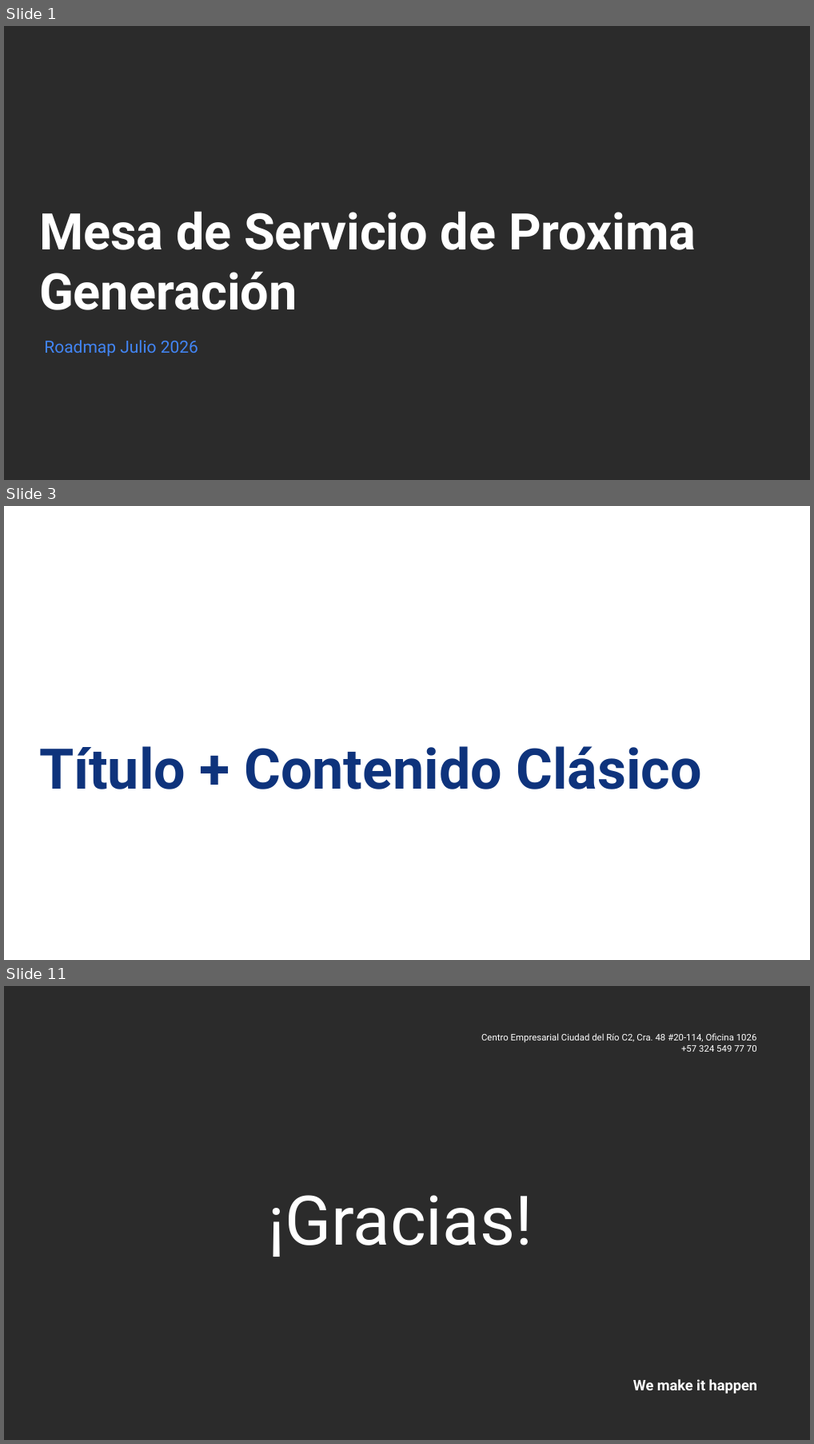
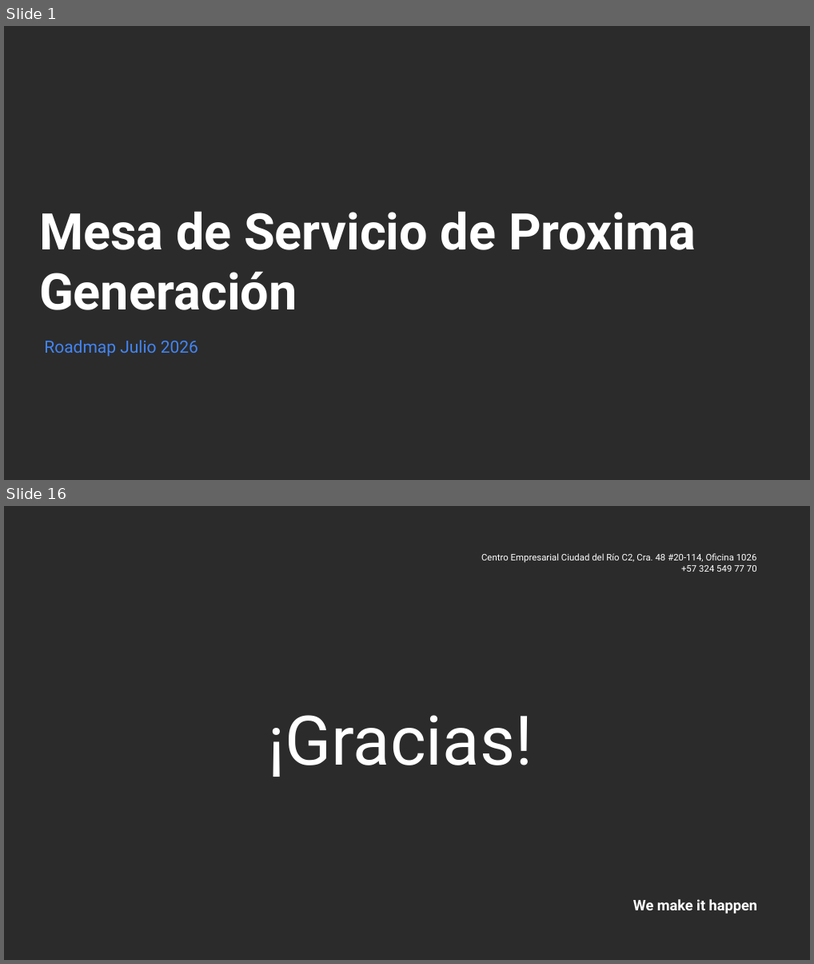
Before and after one commit to nataliazarthapersonalsoft/mesadeservicio-modernizacionaplicaciones, a slide deck: 04-planning/roadmaps/Mesa de Servicio Roadmap Julio.pptx. Shown one above the other, each under a label of ours: slides 1, 3 and 11 before the commit, slides 1 and 16 after it; the slides between them are not shown. The pictures are 814x1444 and 814x964 pixels, drawn with LibreOffice and Linux fonts; fonts in the diff are those of the drawing; background and template pictures are left out; a plain dark background stands for a picture behind light text. Boxes give left, top, right and bottom in pixels: in the first picture for what was removed or moved away, otherwise in the second. Text is boxed around its words. In the diff, an @@ line names an element or a change of style, - is before the commit and + after.

```diff
--- a/04-planning/roadmaps/Mesa de Servicio Roadmap Julio.pptx
+++ b/04-planning/roadmaps/Mesa de Servicio Roadmap Julio.pptx
@@ slide 3 removed at box(4, 506, 810, 960), background #FFFFFF @@
@@ title removed at box(39, 746, 702, 789) @@
-Título + Contenido Clásico
@@ what was slide 11 is now slide 16 @@
```
Also in this commit, not shown: 7 slides changed, 6 slides added.
